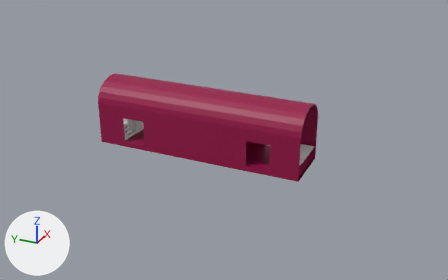
One commit to the Blender file Assets/Blender/ROSS Front.blend: the scene before it, then after it.
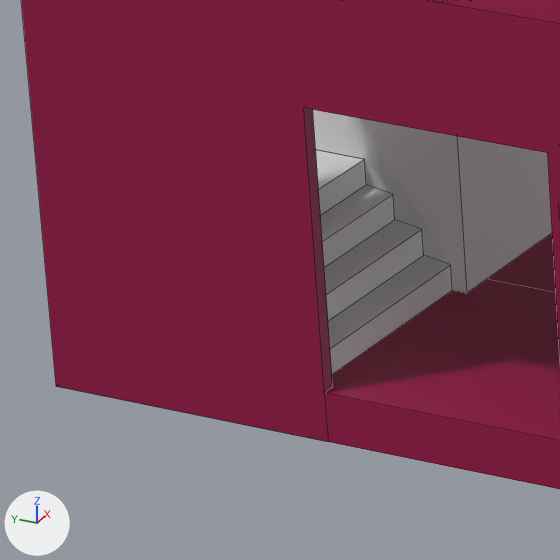
Old and new are each drawn whole from a 50 mm camera at (-38.2, -18.7, 20.2) aimed at (0.0, -1.5, 1.1) and again close up on the part from 22% to 32% of the width and 39% to 56% of the height. Every picture has the same lights, and +X, +Y and +Z are marked at lower left. The close-ups show mesh edges as thin lines.

The older version as bpy lines, for what is in view:
```python
me_cube = bpy.data.meshes.new('Cube')
me_cube.from_pydata(...)  # 76 vertices, 50 faces, 5 loose edges; spans x -2.0..2.0, y 0.0..16.0, z 0.0..4.9
me_cube.materials.append(mat_material)  # red #980047
me_cube_003 = bpy.data.meshes.new('Cube.003')
me_cube_003.from_pydata(...)  # 62 vertices, 27 faces, 3 loose edges; spans x -1.9..1.9, y 5.75..8.0, z 0.35..2.57
ob_body = bpy.data.objects.new('Body', me_cube)
ob_body.location = (0.0, 0.0, 0.0)
_m = ob_body.modifiers.new('Mirror', 'MIRROR')
_m.use_axis = (True, True, False)
ob_steps = bpy.data.objects.new('Steps', me_cube_003)
ob_steps.location = (0.0, 0.0, 0.0)
_m = ob_steps.modifiers.new('Array', 'ARRAY')
_m.use_relative_offset = False
_m.relative_offset_displace = (0.0, 0.0, 0.0)
_m.use_object_offset = True
_m.offset_object = ob_mirror_anchor
```
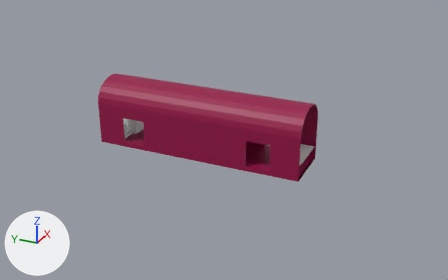
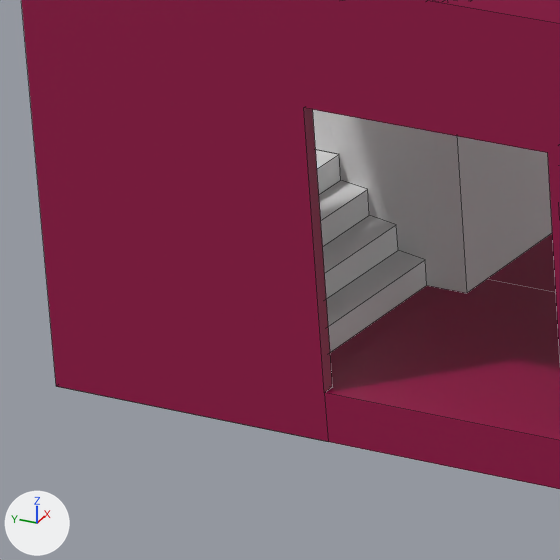
Commit message: replace ROSS trailer model

What changed in the scene script:
```text
Change me_cube_003:
    used by ob_steps; location = (0.0, 0.0, 0.0)
    remove me_cube_003.from_pydata(...)  # 62 vertices, 27 faces, 3 loose edges; spans x -1.9..1.9, y 5.75..8.0, z 0.35..2.57
    add me_cube_003.from_pydata(...)  # 60 vertices, 27 faces; spans x -1.9..1.9, y 4.09..8.0, z 0.35..2.57
    me_cube_003 part 1
    21 vertices are removed from x -1.9..-0.06, y 6.0..7.0, z 0.35..1.1
    11 faces are deleted
    3 loose edges are deleted
    1 vertex moves from x -0.06, y 6.75, z 1.1 to x -0.06, y 6.95, z 1.1
    12 vertices are added at x -1.9..1.9, y 4.09..7.2, z 0.35..2.35
    7 new vertices lie (1.65, 0.0, 0.0) away from vertices in x -1.9..-1.71, y 6.2..6.95, z 0.35..0.91
    11 new faces join them
```

Changed parts and their boxes [x1, y1, x2, y2] in the close-ups (560 x 560 px; the box of a moved part takes in the faces that stretch with it):
'Steps', reshaped
    before: [313, 110, 552, 374]
    after: [313, 110, 552, 352]
part 1 of me_cube_003, moved or reshaped
    before: [317, 118, 455, 374]
    after: [317, 118, 455, 352]
